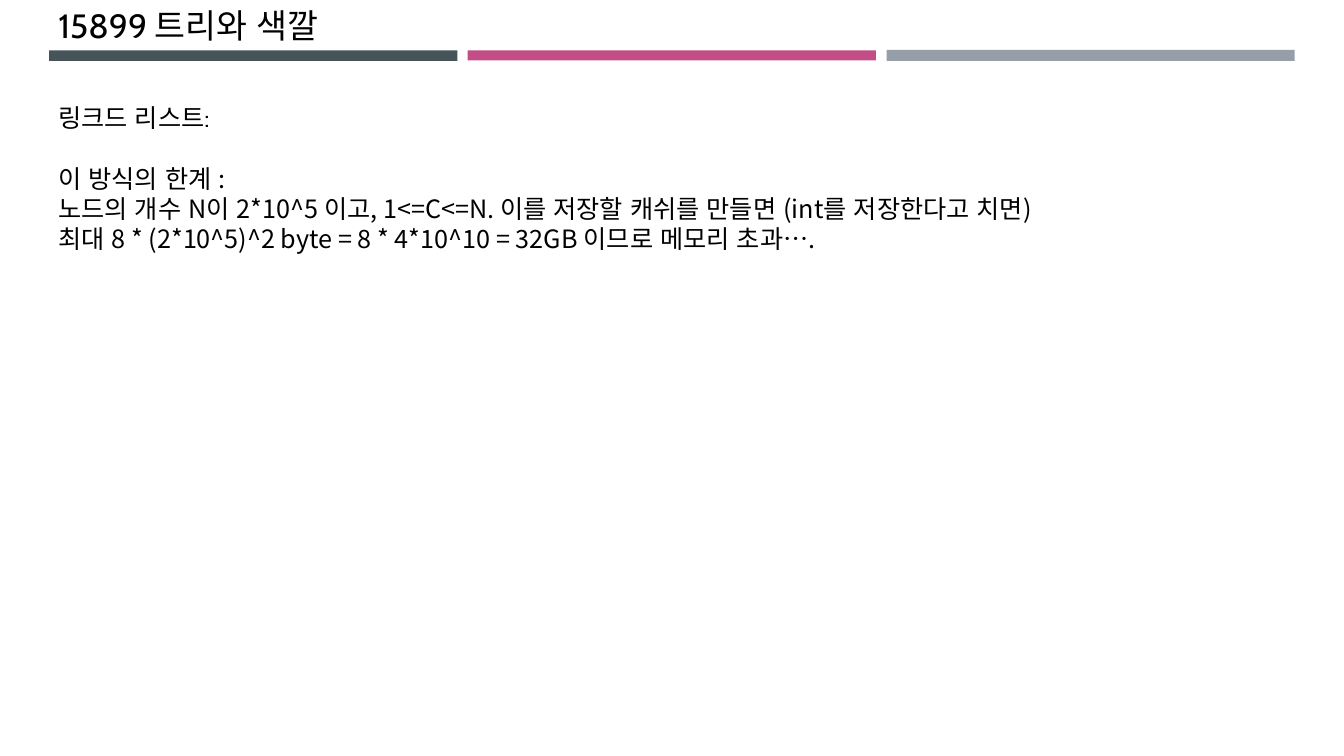
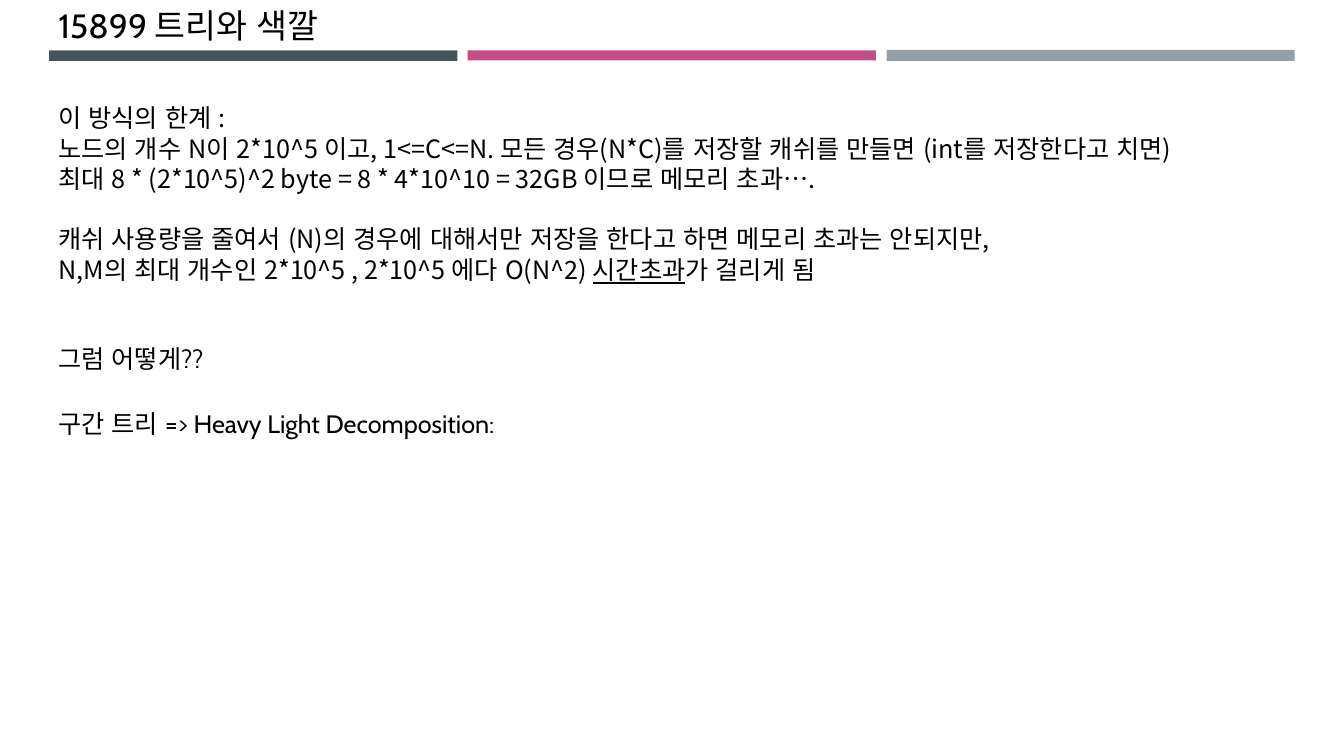
Before and after one commit to ckdgus0505/ACM, a slide deck: slide 12 of PPT 발표자료/UCPC_2018_예선/창현.pptx (slide 10 before the commit). Drawn at 1344x756 pixels with LibreOffice and Linux fonts; fonts in the diff are those of the drawing. Boxes give left, top, right and bottom in pixels: in the first picture for what was removed or moved away, otherwise in the second. Text is boxed around its words. In the diff, an @@ line names an element or a change of style, - is before the commit and + after.

```diff
--- a/PPT 발표자료/UCPC_2018_예선/창현.pptx
+++ b/PPT 발표자료/UCPC_2018_예선/창현.pptx
@@ text at [58,106,210,129]: paragraph removed @@
-링크드 리스트:
@@ text at [58,137,1172,284]: text changed @@
-노드의 개수 N이 2*10^5 이고, 1<=C<=N. 이를 저장할 캐쉬를 만들면 (int를 저장한다고 치면)
-최대 8 * (2*10^5)^2 byte = 8 * 4*10^10 = 32GB 이므로 메모리 초과….
+노드의 개수 N이 2*10^5 이고, 1<=C<=N. 모든 경우(N*C)를 저장할 캐쉬를 만들면 (int를 저장한다고 치면)
+최대 8 * (2*10^5)^2 byte = 8 * 4*10^10 = 32GB 이므로 메모리 초과….
+캐쉬 사용량을 줄여서 (N)의 경우에 대해서만 저장을 한다고 하면 메모리 초과는 안되지만,
+N,M의 최대 개수인 2*10^5 , 2*10^5 에다 O(N^2) 시간초과가 걸리게 됨
@@ text added at [58,347,204,370], 18 pt, text #000000 @@
+그럼 어떻게??
@@ text added at [58,412,495,440], 18 pt, text #000000 @@
+구간 트리 => Heavy Light Decomposition:
```
Also in this commit, not shown: 2 other slides changed, 7 slides added, 5 other files.
